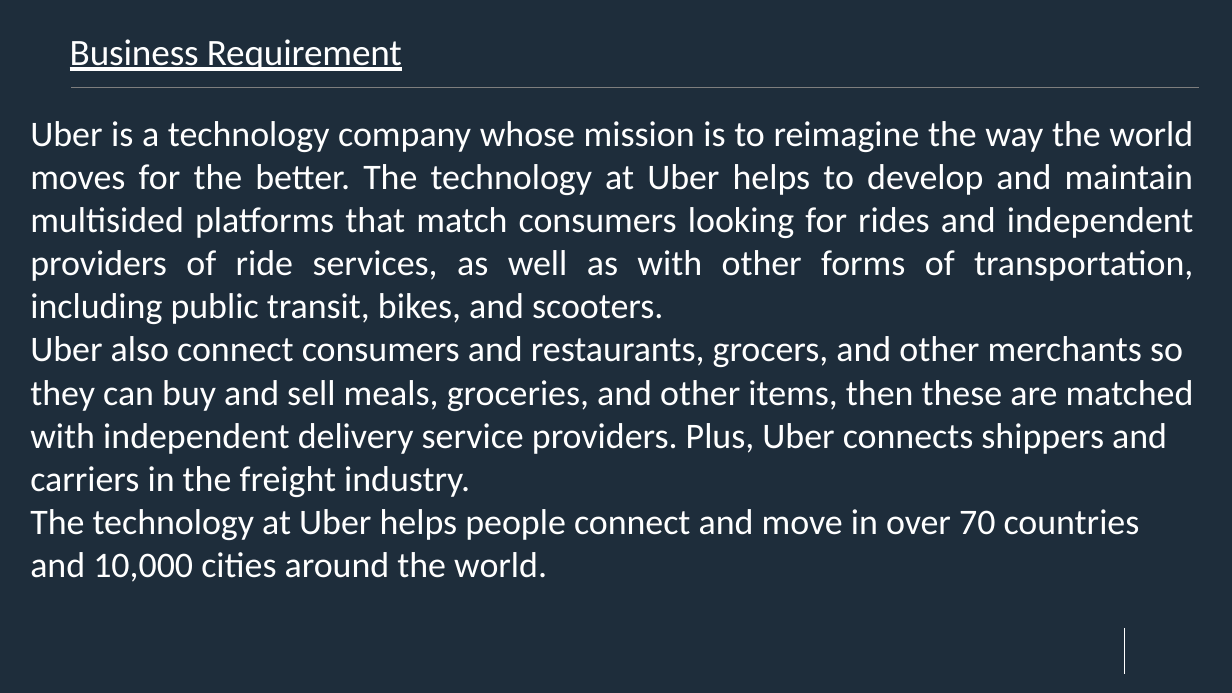
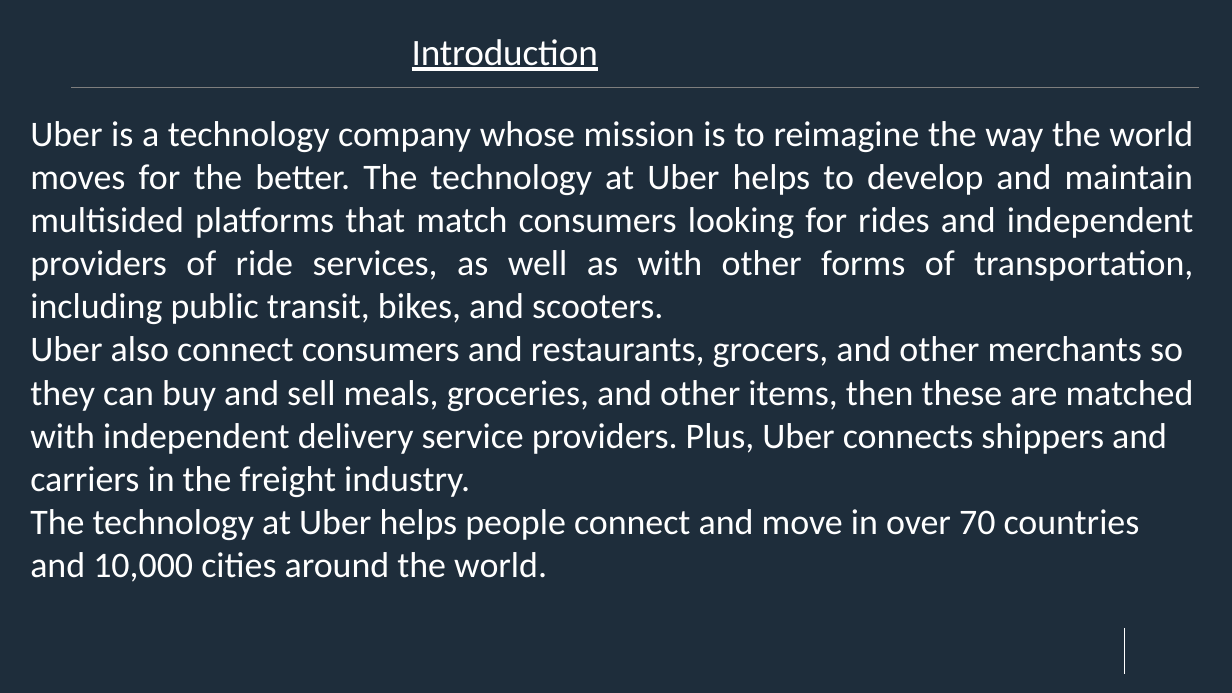
Before and after one commit to RaktimRay/deloitte-case-study-2, a slide deck: slide 3 of AWS_Case_Study_2.pptx (slide 4 before the commit). Drawn at 1232x693 pixels with LibreOffice and Linux fonts; fonts in the diff are those of the drawing; background and template pictures are left out. Boxes give left, top, right and bottom in pixels: in the first picture for what was removed or moved away, otherwise in the second. Text is boxed around its words. In the diff, an @@ line names an element or a change of style, - is before the commit and + after.

```diff
--- a/AWS_Case_Study_2.pptx
+++ b/AWS_Case_Study_2.pptx
@@ title at [412, 39, 598, 71]: text changed @@
-Business Requirement
+Introduction
```
Also in this commit, not shown: 6 other slides changed, 4 slides added, 1 slide removed.
